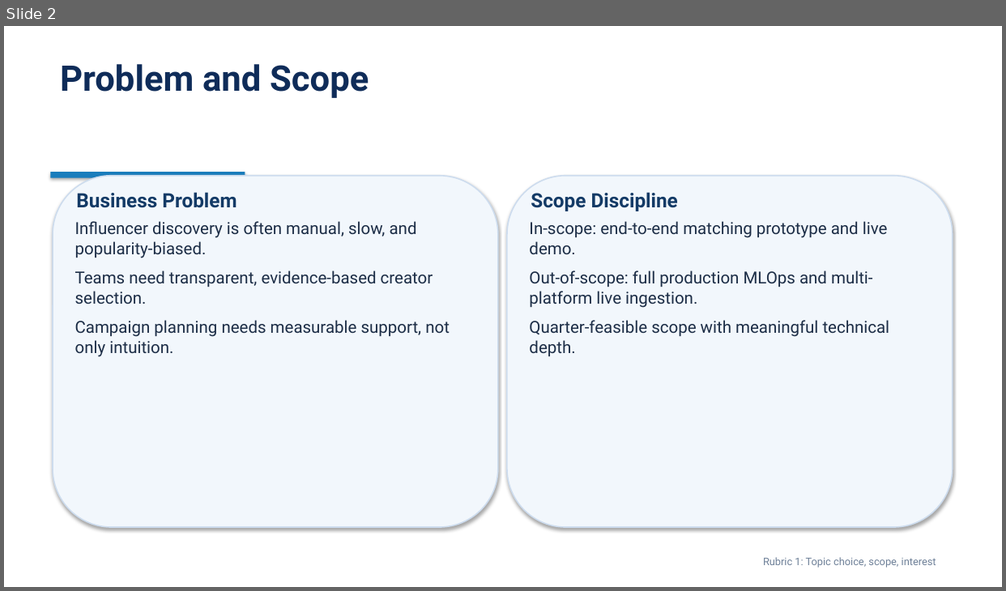
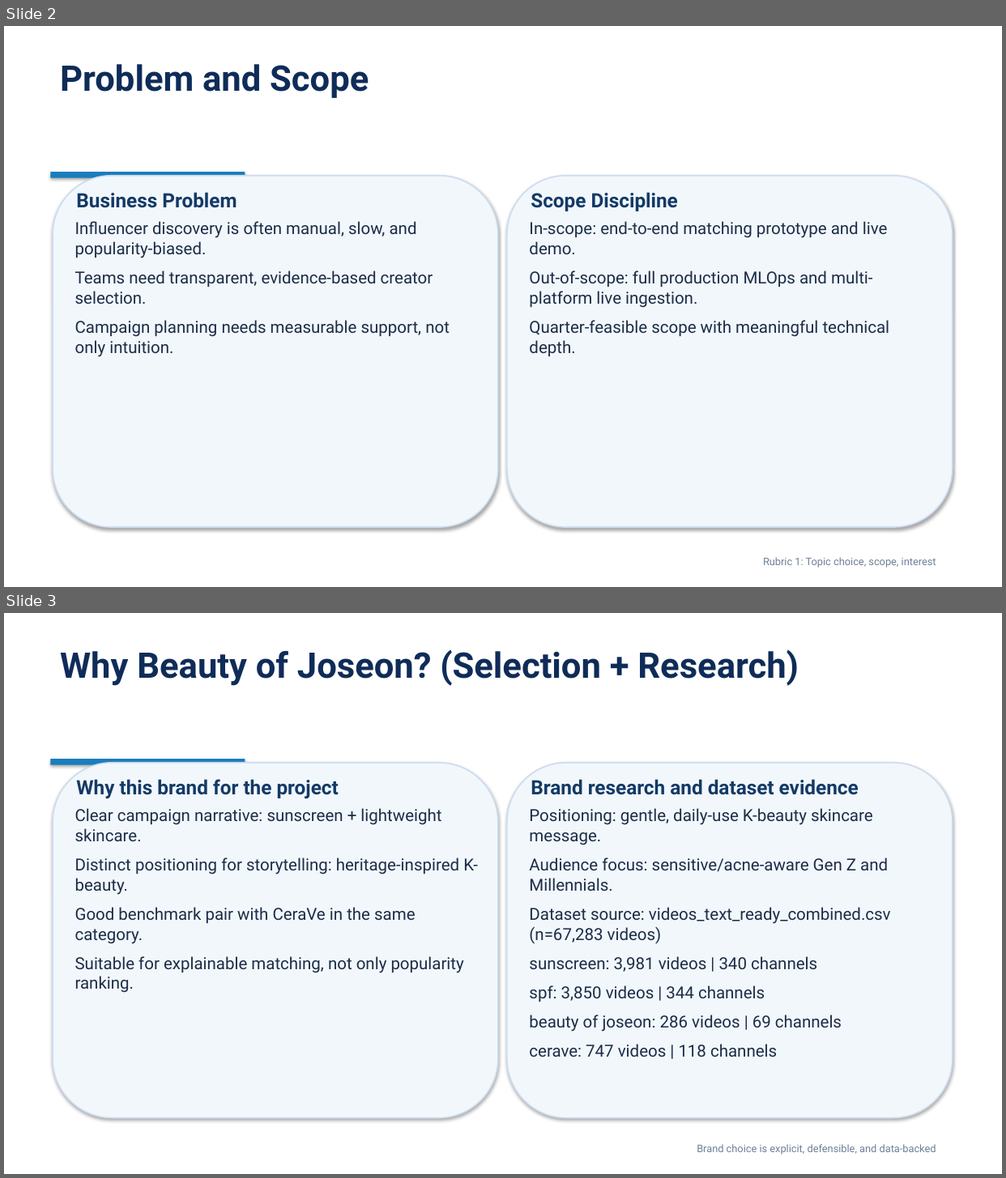
Before and after one commit to AliceEom/AI_MCN, a slide deck: slides/AI_MCN_Final_Presentation_EN.pptx. Shown one above the other, each under a label of ours: slide 2 before the commit, slides 2 and 3 after it. The pictures are 1006x591 and 1006x1178 pixels, drawn with LibreOffice and Linux fonts; fonts in the diff are those of the drawing. Boxes give left, top, right and bottom in pixels: in the first picture for what was removed or moved away, otherwise in the second. Text is boxed around its words. In the diff, an @@ line names an element or a change of style, - is before the commit and + after.

Commit message:
Add brand selection rationale and brand research to plan and deck

```diff
--- a/slides/AI_MCN_Final_Presentation_EN.pptx
+++ b/slides/AI_MCN_Final_Presentation_EN.pptx
@@ slide 3 added at [4, 613, 1002, 1174], background #FFFFFF @@
@@ text added at [60, 649, 799, 686], 34 pt, text #0F2C59, bold @@
+Why Beauty of Joseon? (Selection + Research)
@@ rectangle added at [50, 759, 245, 765], fill #1A7DBC @@
@@ rounded rectangle added at [53, 763, 498, 1118], fill #F2F7FC, outline #CDDCEE 1.25 pt @@
@@ text added at [76, 779, 339, 798], 19 pt, text #133A66, bold @@
+Why this brand for the project
@@ rounded rectangle added at [507, 763, 953, 1118], fill #F2F7FC, outline #CDDCEE 1.25 pt @@
@@ text added at [530, 779, 859, 795], 19 pt, text #133A66, bold @@
+Brand research and dataset evidence
@@ text added at [75, 808, 478, 993], 16 pt, text #1C2D46 @@
+Clear campaign narrative: sunscreen + lightweight skincare.
+Distinct positioning for storytelling: heritage-inspired K-beauty.
+Good benchmark pair with CeraVe in the same category.
+Suitable for explainable matching, not only popularity ranking.
@@ text added at [529, 808, 891, 1057], 16 pt, text #1C2D46 @@
+Positioning: gentle, daily-use K-beauty skincare message.
+Audience focus: sensitive/acne-aware Gen Z and Millennials.
+Dataset source: videos_text_ready_combined.csv (n=67,283 videos)
+sunscreen: 3,981 videos | 340 channels
+spf: 3,850 videos | 344 channels
+beauty of joseon: 286 videos | 69 channels
+cerave: 747 videos | 118 channels
@@ text added at [697, 1144, 936, 1155], 10 pt, text #6E8098 @@
+Brand choice is explicit, defensible, and data-backed
```
Also in this commit, not shown: 4 other files.
